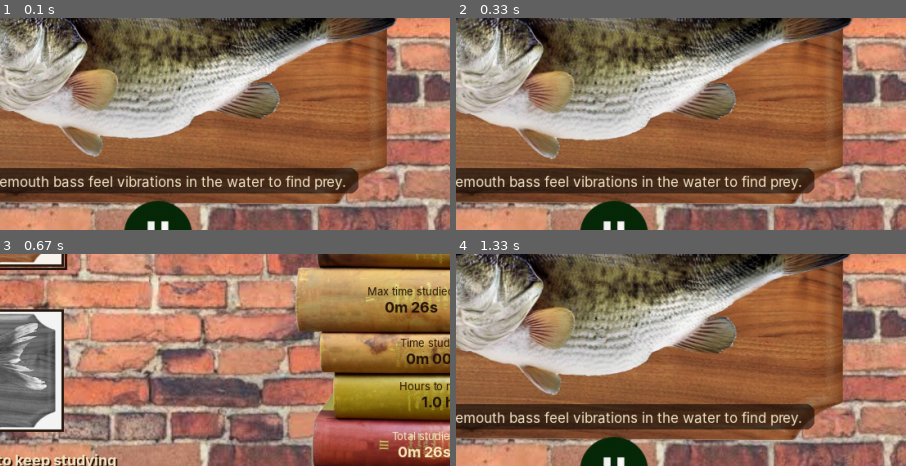
Above: before the commit, frames 1-4 (two rows, left to right).
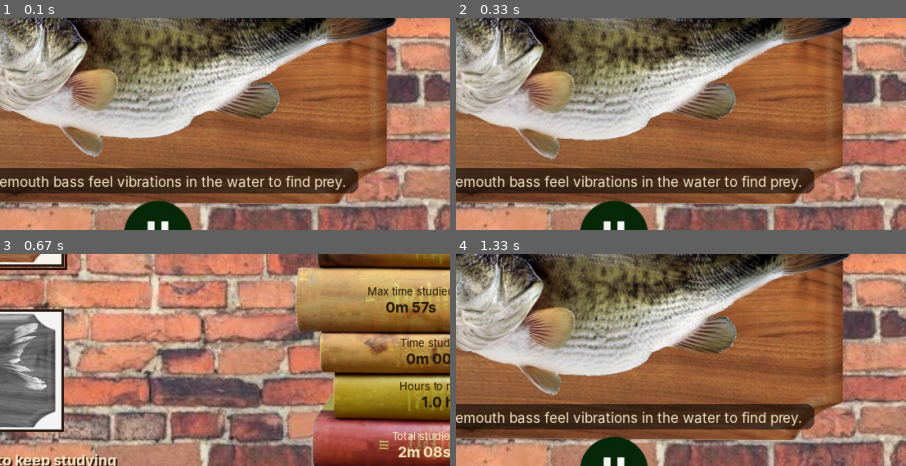
Above: after the commit, the same moments.

Repository: MehelGupta/HowdyHack2026
Game: pygame game, started from pygamefigma.py
Same seed, same stepped clock (60 frames per second), same inputs: the game is played once before the commit and once after it.
Inputs:
- Up to frame 1 (0.1 s): no input
- Up to frame 2 (0.33 s): no input
- Up to frame 3 (0.67 s): tap Space at 0.33 s
- Up to frame 4 (1.33 s): tap Space at 0.67 s; tap T at 1 s
The pictures show only the part of the screen within x 32-82%, y 39-89%; the shares and areas given below are measured in that part.

Frames 1-2 are identical in both runs. In frame 3, 0.6% of the frame differs, in the area x 85-99%, y 22-97%; in frame 4, nothing differs.

Commit message:
Added the music stuff, need to find a way to show the fish is leveling up

Diff:
--- a/pygamefigma.py
+++ b/pygamefigma.py
@@ -12,6 +12,12 @@
 
 import pygame
 
+try:
+    from music_reader import MusicReader  # needs numpy; keep music_reader.py next to main.py
+except ImportError as err:
+    print("Music disabled:", err)
+    MusicReader = None
+
 # --------------------------------------------------------------------------
 # Config
 # --------------------------------------------------------------------------
@@ -21,7 +27,6 @@
 ASSETS = os.path.join(BASE, "assets")
 MUSIC_DIR = os.path.join(BASE, "music")
 SAVE_PATH = os.path.join(BASE, "save.json")
-MUSIC_END = pygame.USEREVENT + 1
 DEBUG_KEYS = True  # press T on any non-paused page to add 15 minutes (for testing)
 
 GREEN = (8, 43, 10)
@@ -239,34 +244,27 @@
 # --------------------------------------------------------------------------
 # Music
 # --------------------------------------------------------------------------
-class Playlist:
-    def __init__(self):
-        self.ok = pygame.mixer.get_init() is not None
-        self.tracks = []
-        self.index = 0
-        exts = (".mp3", ".ogg", ".wav")
-        if self.ok and os.path.isdir(MUSIC_DIR):
-            self.tracks = sorted(f for f in os.listdir(MUSIC_DIR) if f.lower().endswith(exts))
-        if self.tracks:
-            pygame.mixer.music.set_endevent(MUSIC_END)
-            self.play_current()
-
-    def play_current(self):
-        pygame.mixer.music.load(os.path.join(MUSIC_DIR, self.tracks[self.index]))
-        pygame.mixer.music.play()
-
-    def next(self):
-        if self.tracks:
-            self.index = (self.index + 1) % len(self.tracks)
-            self.play_current()
-
-    def pause(self):
-        if self.tracks:
-            pygame.mixer.music.pause()
-
-    def resume(self):
-        if self.tracks:
-            pygame.mixer.music.unpause()
+def load_music():
+    """Loads the first song in music/ with MusicReader (loops, tracks beats). None if no music."""
+    if MusicReader is None or not os.path.isdir(MUSIC_DIR):
+        return None
+    tracks = sorted(f for f in os.listdir(MUSIC_DIR) if f.lower().endswith((".mp3", ".ogg", ".wav")))
+    if not tracks:
+        return None
+    try:
+        reader = MusicReader(os.path.join(MUSIC_DIR, tracks[0]))
+        reader.unpause()  # starts playing
+        return reader
+    except Exception as err:  # bad file, no audio device, ...
+        print("Could not load music:", err)
+        return None
+
+
+def mouth_index(music, n, ticks, offset=0):
+    """Mouth frame: changes on every beat when music is playing, else on a timer."""
+    if music is not None and len(music.beat_times) > 0:
+        return SING[(music.total_beats + offset) % len(SING)] % n
+    return SING[int(ticks + offset) % len(SING)] % n
 
 
 # --------------------------------------------------------------------------
@@ -488,7 +486,7 @@
 # --------------------------------------------------------------------------
 # Page drawing
 # --------------------------------------------------------------------------
-def draw_home(screen, a, prog, t, mouth_t):
+def draw_home(screen, a, prog, t, mouth_t, music):
     screen.blit(a.bg, (0, 0))
     draw_text(screen, fmt_clock(prog.session), font(66, True), INK, (W // 2, 46))
 
@@ -497,8 +495,11 @@
 
     lvl = prog.level
     frames = a.fish[lvl].big
-    idx = SING[int(mouth_t / 0.18) % len(SING)] % len(frames)
-    bob = math.sin(t * 2.0) * 5
+    idx = mouth_index(music, len(frames), mouth_t / 0.18)
+    if music is not None and music.is_playing and music.base_bpm > 0:
+        bob = -math.sin(music.beat_phase() * math.pi) * 8  # hops up on each beat
+    else:
+        bob = math.sin(t * 2.0) * 5
     ang = math.sin(t * 1.3) * 1.5
     img = pygame.transform.rotozoom(frames[idx], ang, 1.0)
     screen.blit(img, img.get_rect(center=(W // 2, 240 + bob)))
@@ -594,7 +595,7 @@
         y += 28
 
 
-def draw_living_room(screen, a, prog, t):
+def draw_living_room(screen, a, prog, t, music):
     screen.blit(a.room, (0, 0))
 
     lamp = a.glow_lamp
@@ -637,7 +638,7 @@
         screen.blit(board, rect)
         if unlocked:
             frames = a.fish[i].plaque
-            idx = SING[int(t * 4 + i * 3) % len(SING)] % len(frames)
+            idx = mouth_index(music, len(frames), t * 4, i * 3)
             screen.blit(frames[idx], frames[idx].get_rect(center=(pos[0], pos[1] - 2)))
         else:
             draw_text(screen, "?", font(64, True), (200, 190, 170), pos)
@@ -688,7 +689,7 @@
 
     a = load_assets()
     prog = Progress()
-    playlist = Playlist()
+    music = load_music()
 
     btn_info = Button(a.info, (70, H - 52))
     btn_pause = Button(a.pause, (W // 2, H - 50))
@@ -719,13 +720,15 @@
     def go_pause():
         state["paused"] = True
         state["page"] = "pause"
-        playlist.pause()
+        if music:
+            music.pause()
         prog.save()
 
     def go_resume():
         state["paused"] = False
         state["page"] = "home"
-        playlist.resume()
+        if music:
+            music.unpause()
 
     while True:
         dt = min(clock.tick(FPS) / 1000, 0.1)
@@ -734,10 +737,10 @@
         for event in pygame.event.get():
             if event.type == pygame.QUIT:
                 prog.save()
+                if music:
+                    music.stop()
                 pygame.quit()
                 sys.exit()
-            if event.type == MUSIC_END:
-                playlist.next()
             page = state["page"]
 
             if event.type == pygame.KEYDOWN:
@@ -768,6 +771,9 @@
             elif btn_back.clicked(event):
                 state["page"] = "home"
 
+        if music:
+            music.update()  # keeps the loop going and tracks beats
+
         # Time only counts while studying (not paused)
         if not state["paused"]:
             mouth_t += dt
@@ -786,7 +792,7 @@
 
         page = state["page"]
         if page == "home":
-            draw_home(screen, a, prog, t, mouth_t)
+            draw_home(screen, a, prog, t, mouth_t, music)
             btn_info.draw(screen)
             btn_pause.draw(screen)
             btn_fish.draw(screen)
@@ -796,7 +802,7 @@
             draw_info(screen, a)
             btn_back.draw(screen)
         else:
-            draw_living_room(screen, a, prog, t)
+            draw_living_room(screen, a, prog, t, music)
             btn_back.draw(screen)
 
         if page != "pause" and toast["ttl"] > 0:
--- a/save.json
+++ b/save.json
@@ -1 +1 @@
-{"total": 26.467999999999154, "max_session": 26.467999999999154, "honors": []}
+{"total": 128.4930000000019, "max_session": 57.799999999999436, "honors": []}
